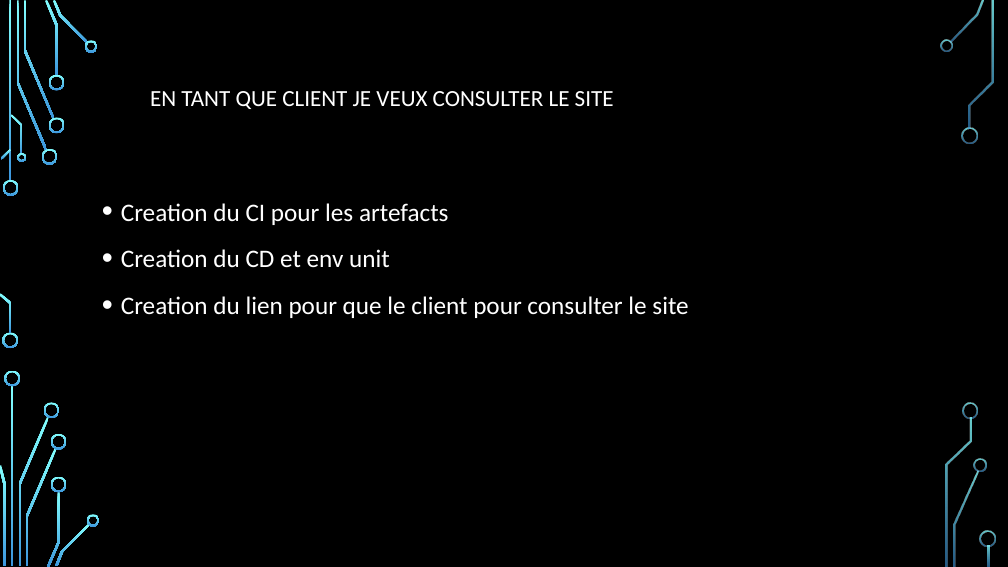
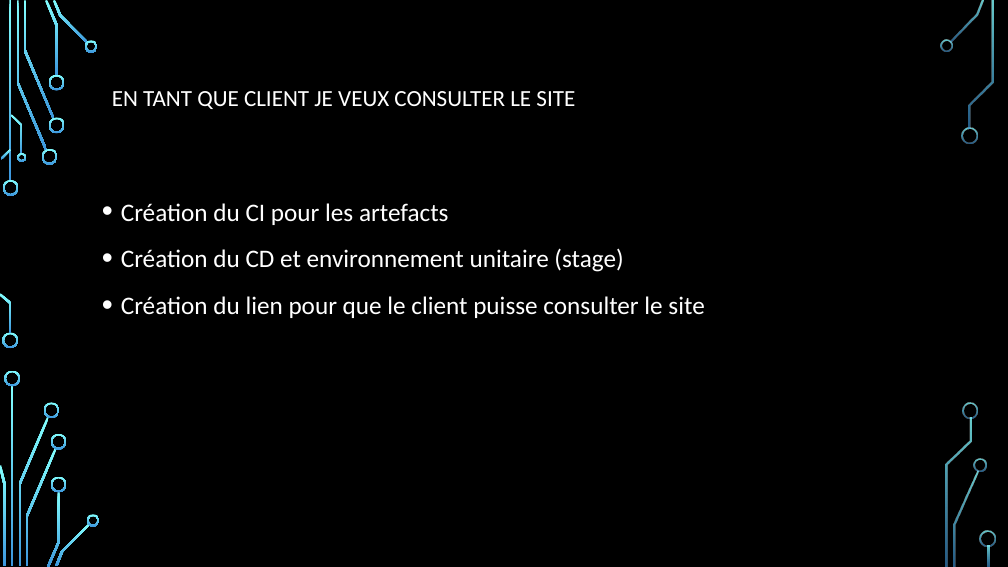
Before and after one commit to DFC-Informatique-Cegep-de-Sainte-Foy/GestionEquipesSportives, a slide deck: slide 5 of Documentation/Revue 2/Presentation_Revue_2.pptx. Drawn at 1008x567 pixels with LibreOffice and Linux fonts; fonts in the diff are those of the drawing; background and template pictures are left out. Boxes give left, top, right and bottom in pixels: in the first picture for what was removed or moved away, otherwise in the second. Text is boxed around its words. In the diff, an @@ line names an element or a change of style, - is before the commit and + after.

```diff
--- a/Documentation/Revue 2/Presentation_Revue_2.pptx
+++ b/Documentation/Revue 2/Presentation_Revue_2.pptx
@@ title "EN TANT QUE CLIENT JE ...": place and size @@
-title "EN TANT QUE CLIENT JE ..." at [150, 91, 614, 109]
+title "EN TANT QUE CLIENT JE ..." at [112, 91, 575, 109]
@@ text at [121, 203, 704, 318]: text changed @@
-• Creation du CI pour les artefacts
-• Creation du CD et env unit
-• Creation du lien pour que le client pour consulter le site
+• Création du CI pour les artefacts
+• Création du CD et environnement unitaire (stage)
+• Création du lien pour que le client puisse consulter le site
```
Also in this commit, not shown: 7 other slides changed, 4 slides added, 2 slides removed, 2 other files.
